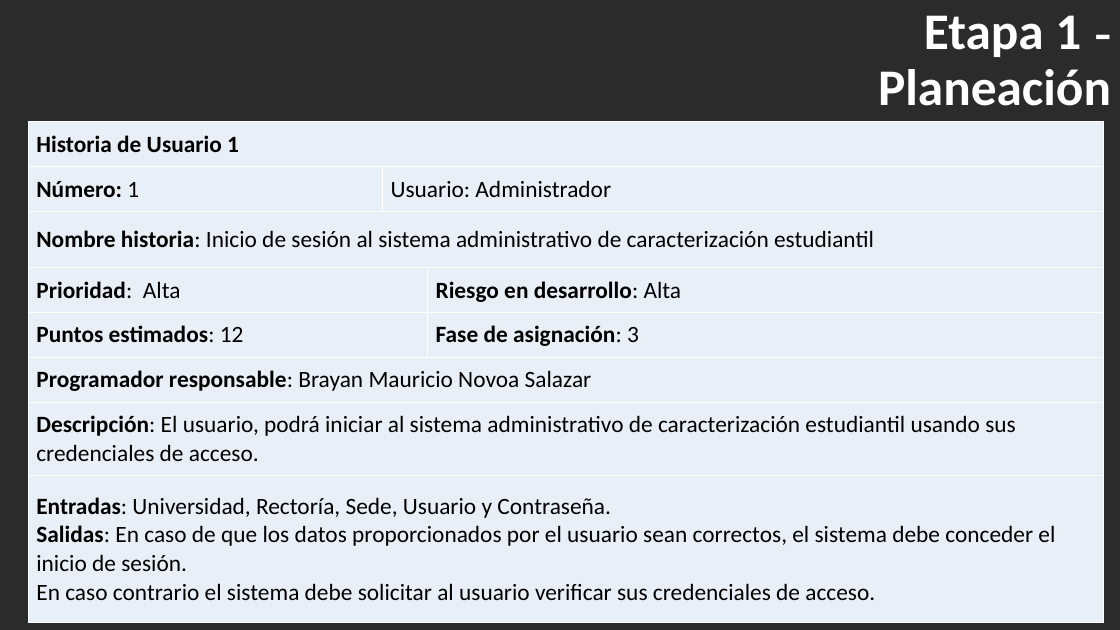
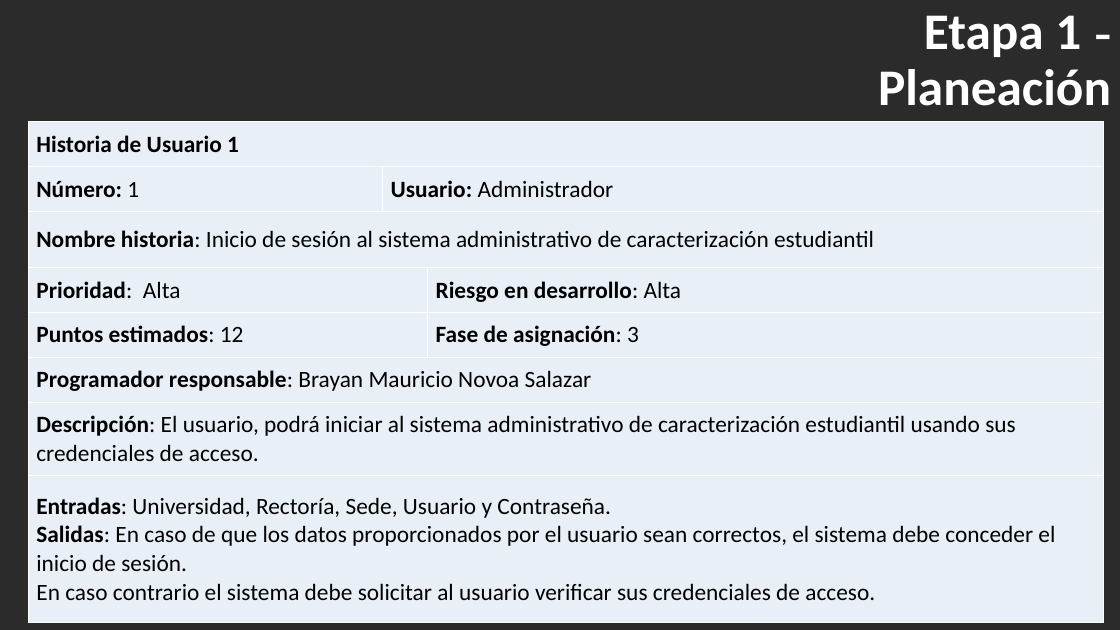
Before and after one commit to BrayanNovoa/uniminuto, a slide deck: slide 13 of expo/expo.pptx. Drawn at 1120x630 pixels with LibreOffice and Linux fonts; fonts in the diff are those of the drawing; background and template pictures are left out; a plain dark background stands for a picture behind light text. Boxes give left, top, right and bottom in pixels: in the first picture for what was removed or moved away, otherwise in the second. Text is boxed around its words. In the diff, an @@ line names an element or a change of style, - is before the commit and + after.

```diff
--- a/expo/expo.pptx
+++ b/expo/expo.pptx
@@ table at (x1=29, y1=122, x2=1104, y2=619) @@
@@ bold on in "Usuario:" @@
```
Also in this commit, not shown: 11 other slides changed, 1 slide removed, 1 other file.
